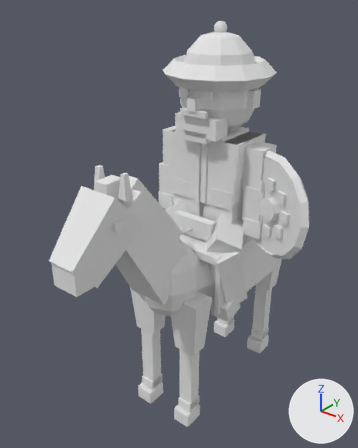
Before and after pictures for a commit that changed the glTF model sample_project/assets/3d/units/ottomans/cavalry_a1.glb.
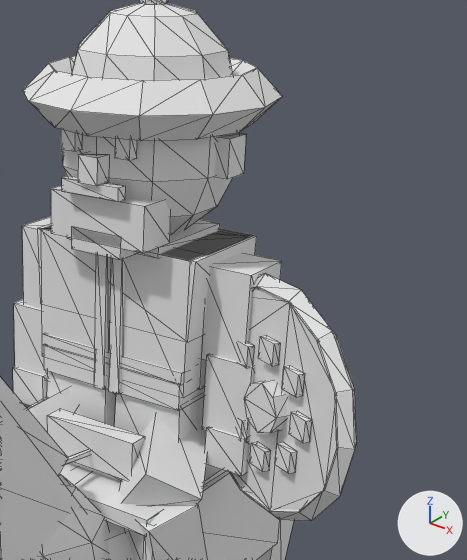
There are two pictures of each version: one whole from a camera (50 mm lens) standing at (1.73, -2.54, 2.75) and looking at (-0.06, -0.31, 1.37), one close up on the part from 43% to 100% of the width and 7% to 62% of the height. Arrows for +X, +Y and +Z are at lower right; the lights stay in place. The last two pictures show the newer version. The close-ups show mesh edges as thin lines. Vertices at exactly the same position are counted once.

Objects in the first close-up: 'Body'.
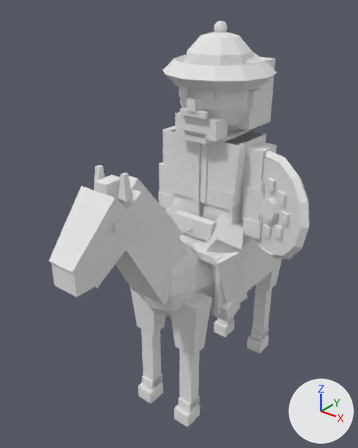
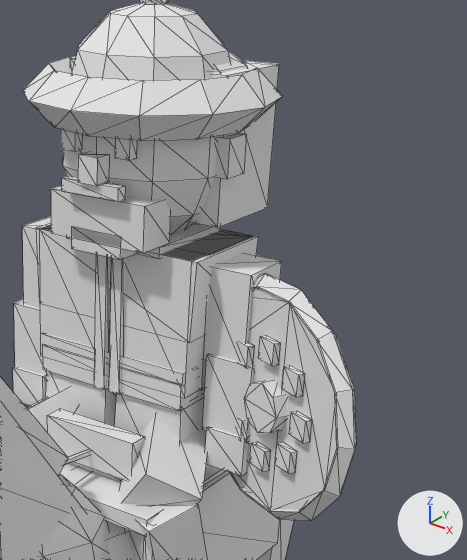
What differs and where, as boxes [x1, y1, x2, y2] in the close-ups (467 x 560 px; the box of a moved part takes in the faces that stretch with it):
part 1 of me_body, added: after [70, 58, 279, 227]
part 2 of me_body, added: after [210, 48, 248, 78]
part 3 of me_body, moved or reshaped: before [42, 334, 205, 411]; after [41, 333, 205, 411]

Patch to the scene script:
```diff
--- a/sample_project/assets/3d/units/ottomans/cavalry_a1.glb.py
+++ b/sample_project/assets/3d/units/ottomans/cavalry_a1.glb.py
@@ me_body @@
 # used by ob_body; location = (0.0, 0.0, 0.0)
-me_body.from_pydata(...)  # 1075 vertices, 1790 faces; spans x -0.43..0.77, y -1.29..0.92, z 0.0..2.56
+me_body.from_pydata(...)  # 1114 vertices, 1860 faces; spans x -0.43..0.77, y -1.29..0.92, z 0.0..2.56
+# me_body part 1: a new loose piece, a box spanning x -0.24..0.24, y -0.03..0.23, z 1.97..2.35, in mat_pe_unitpalette (white #e7e7e7)
+# me_body part 2: the loose piece of 31 vertices spanning x -0.22..0.22, y -0.23..0.23, z 2.28..2.51 is copied, and the copy is scaled about its middle by (1.13, 1.09, 0.739), then moved by (0.0, 0.05, -0.04); it spans x -0.25..0.25, y -0.2..0.3, z 2.27..2.44
+# me_body part 3
+# 8 vertices are removed from x -0.23..0.23, y -0.16..0.16, z 1.49..1.57
+# 22 faces are deleted
+# 8 vertices are added at x -0.24..0.24, y -0.16..0.16, z 1.49..1.57
+# 22 new faces join them
+# other edits to the shape of me_body do not show in these pictures
 me_body.materials.append(mat_pe_unitpalette)
```
